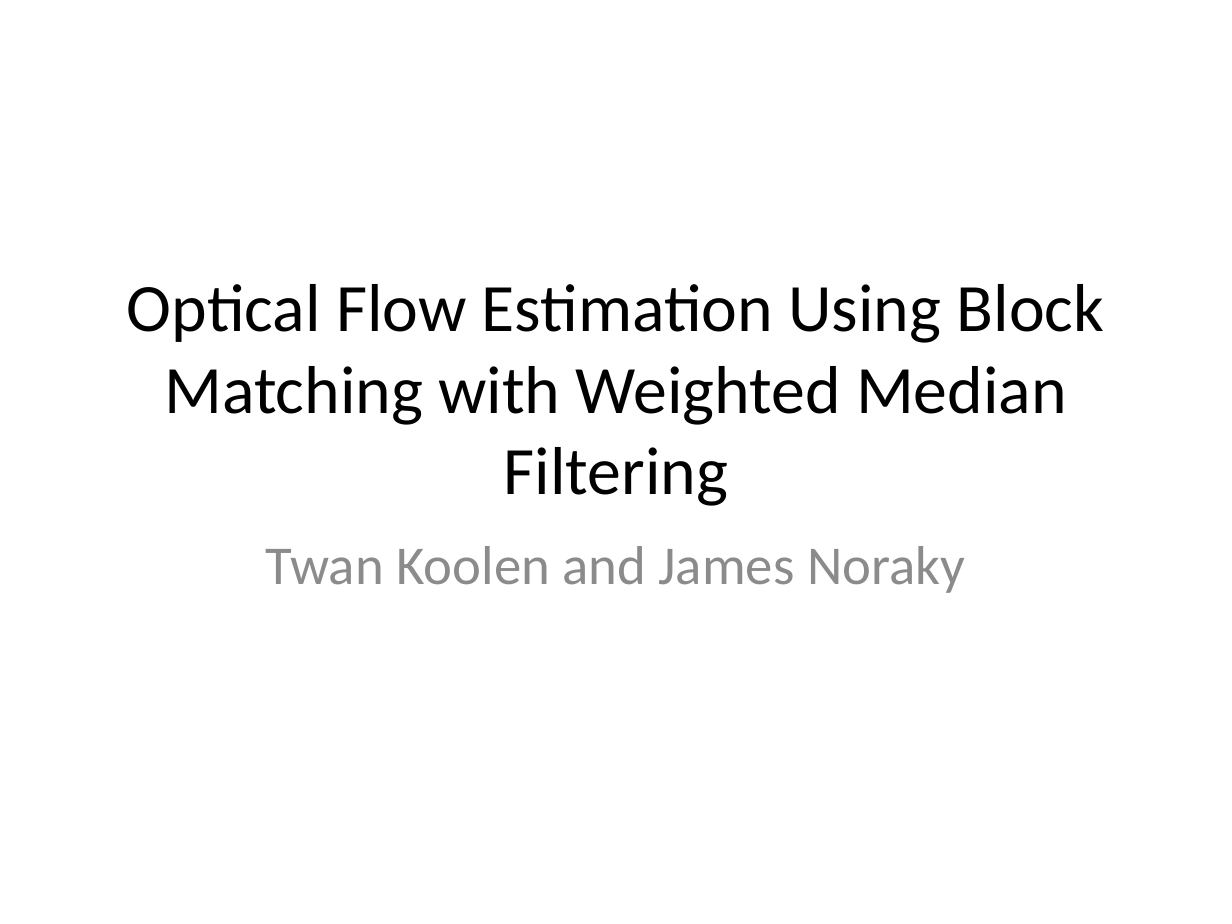
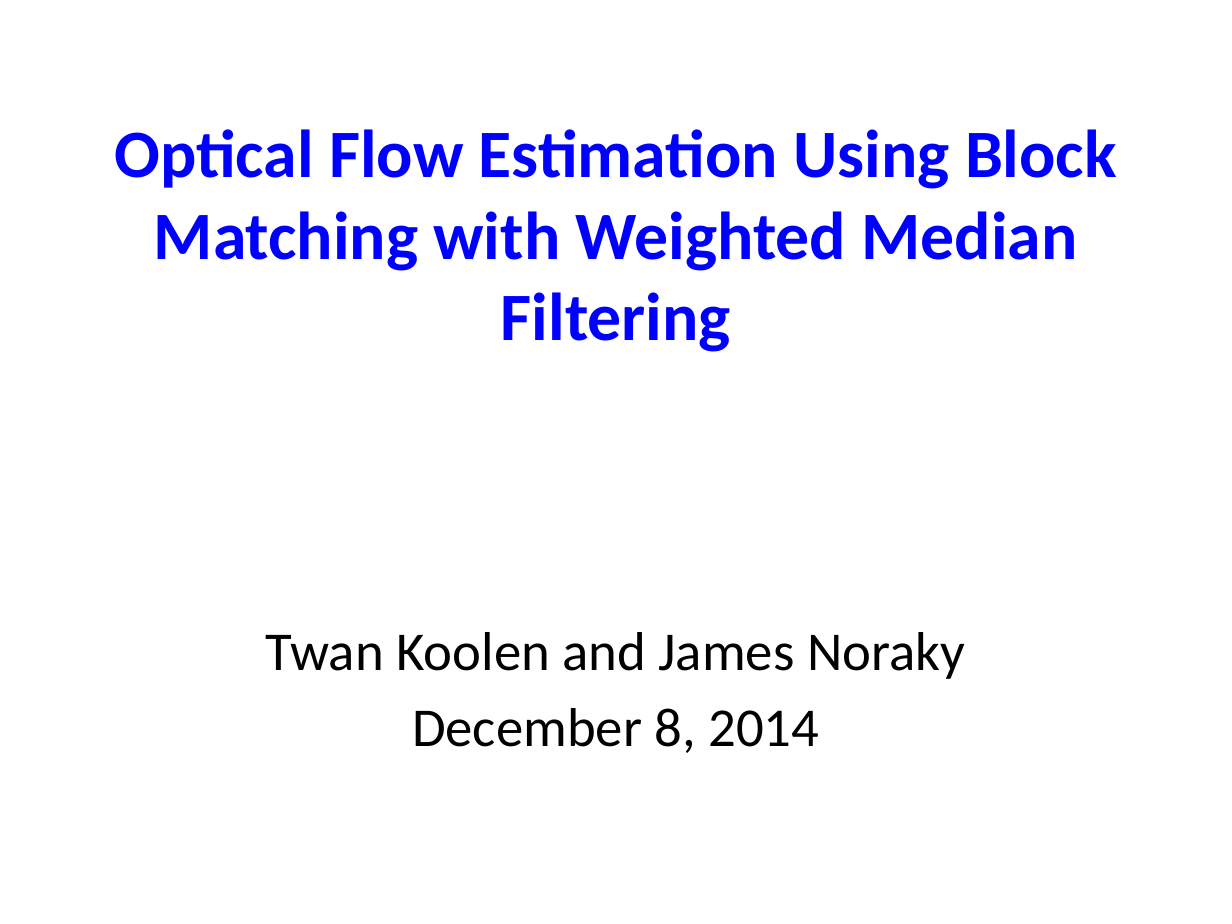
Before and after one commit to tkoolen/6869-project, a slide deck: slide 1 of presentation.pptx. Drawn at 1232x924 pixels with LibreOffice and Linux fonts; fonts in the diff are those of the drawing. Boxes give left, top, right and bottom in pixels: in the first picture for what was removed or moved away, otherwise in the second. Text is boxed around its words. In the diff, an @@ line names an element or a change of style, - is before the commit and + after.

```diff
--- a/presentation.pptx
+++ b/presentation.pptx
@@ title "Optical Flow Estimation Using Block ...": place and size @@
-title "Optical Flow Estimation Using Block ..." at bbox=[127, 284, 1104, 506]
+title "Optical Flow Estimation Using Block ..." at bbox=[114, 129, 1117, 352]
@@ title "Optical Flow Estimation Using Block ..." at bbox=[114, 129, 1117, 352]: text colour #000000 to #0000FF, bold on @@
@@ subtitle "Twan Koolen and James Noraky": place and size @@
-subtitle "Twan Koolen and James Noraky" at bbox=[266, 546, 965, 593]
+subtitle "Twan Koolen and James Noraky" at bbox=[266, 632, 965, 753]
@@ subtitle at bbox=[266, 632, 965, 679]: text colour #8C8C8C to #000000 in "Twan Koolen and James Noraky" @@
@@ subtitle at bbox=[412, 708, 819, 753]: paragraph added @@
+December 8, 2014
```
Also in this commit, not shown: 4 other slides changed, 3 slides added.
